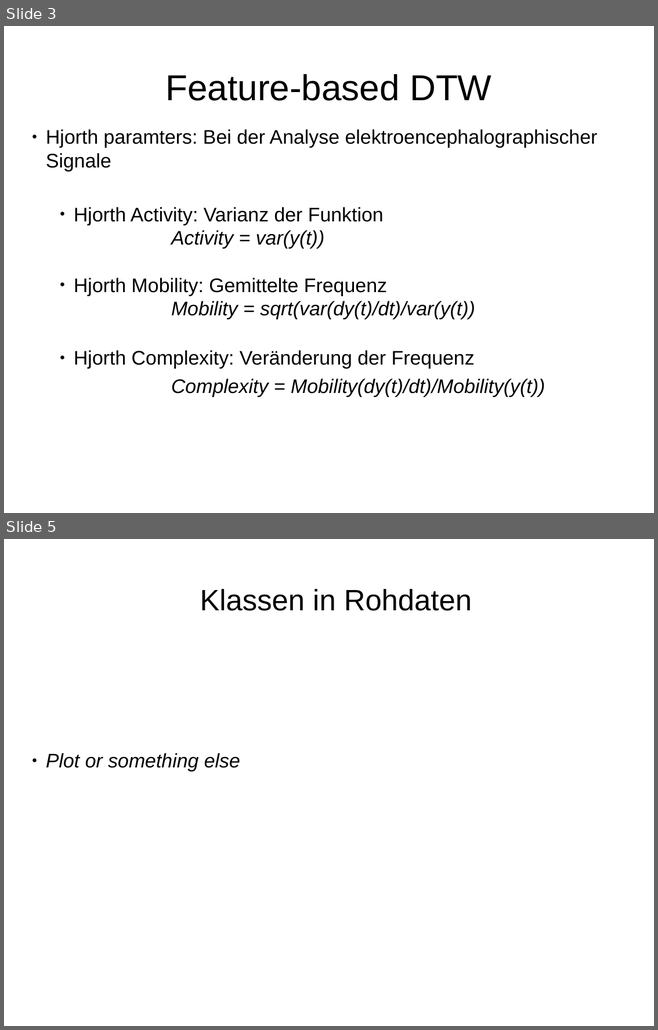
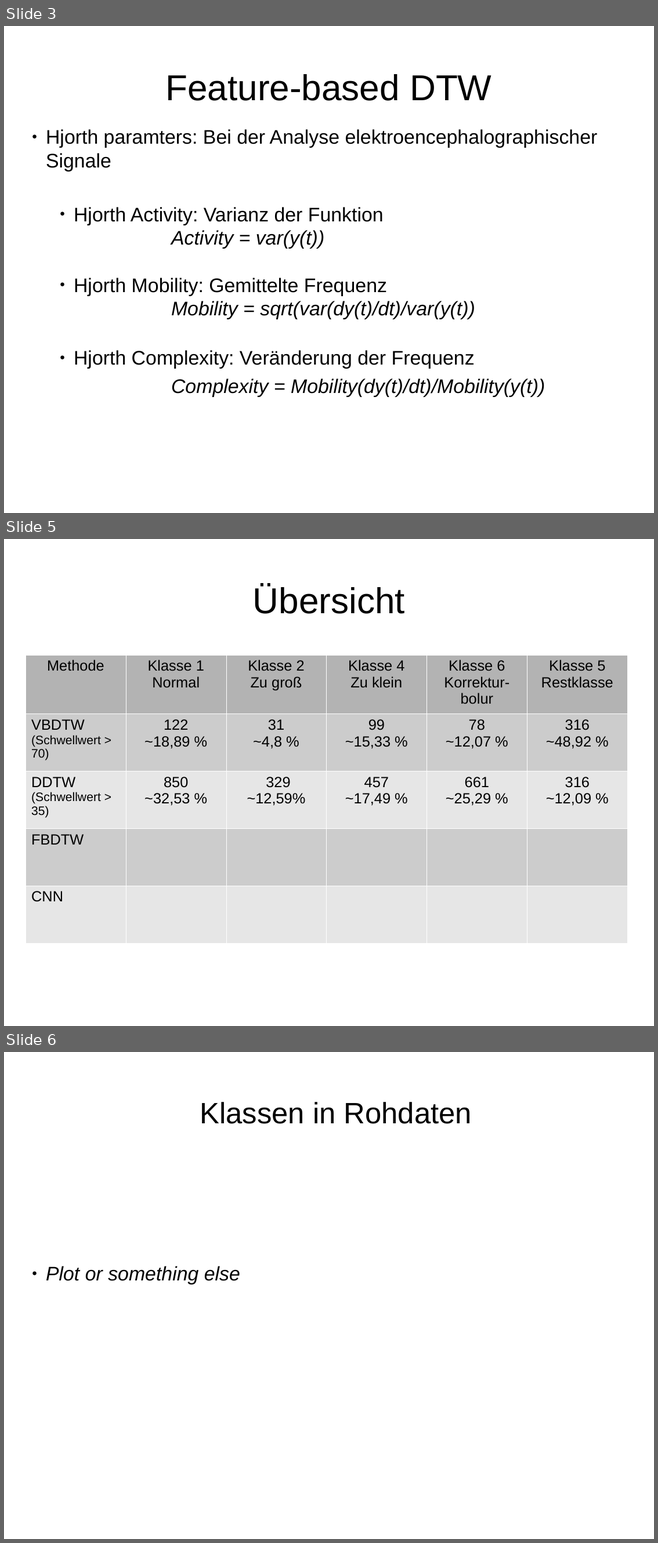
Before and after one commit to HannahSyrek/MTAnalysisOfCGMCurves, a slide deck: presentations/presentation_21_03_18.odp. Shown one above the other, each under a label of ours: slides 3 and 5 before the commit, slides 3, 5 and 6 after it; the slides between them are not shown. The pictures are 658x1030 and 658x1543 pixels, drawn with LibreOffice and Linux fonts; fonts in the diff are those of the drawing. Boxes give left, top, right and bottom in pixels: in the first picture for what was removed or moved away, otherwise in the second. Text is boxed around its words. In the diff, an @@ line names an element or a change of style, - is before the commit and + after.

Commit message:
modified vbdtw, added derivative dtw

```diff
--- a/presentations/presentation_21_03_18.odp
+++ b/presentations/presentation_21_03_18.odp
@@ slide 5 added at box(4, 539, 654, 1026), background #FFFFFF @@
@@ title added at box(253, 584, 405, 614), 44 pt, text #000000 @@
+Übersicht
@@ table added at box(26, 655, 627, 942), 5 rows, 6 columns @@
+Methode | Klasse 1 / Normal | Klasse 2 / Zu groß | Klasse 4 / Zu klein | Klasse 6 / Korrektur-bolur | Klasse 5 / Restklasse
+VBDTW / (Schwellwert > 70) | 122 / ~18,89 % | 31 / ~4,8 % | 99 / ~15,33 % | 78 / ~12,07 % | 316 / ~48,92 %
+DDTW / (Schwellwert > 35) | 850 / ~32,53 % | 329 / ~12,59% | 457 / ~17,49 % | 661 / ~25,29 % | 316 / ~12,09 %
+FBDTW |  |  |  |  | 
+CNN |  |  |  |  | 
@@ what was slide 5 is now slide 6 @@
```
Also in this commit, not shown: 1 other slide added, 1 slide removed, 9 other files.
